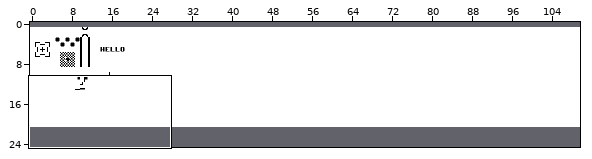
Tiled map: resources/tile-map.tmx. Above, an overview of the earlier version with the close-up marked.
Close-up. As it was:
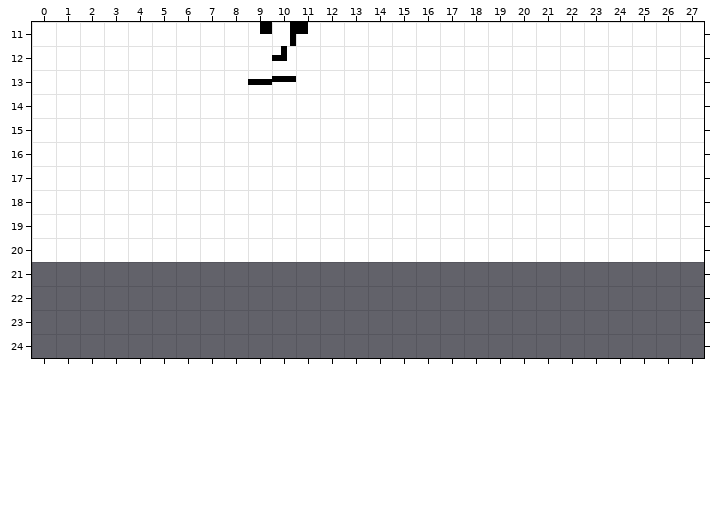
Cells are 8x8 px. Shown: x 0..27, y 11..24. The commit also changed other parts of the map, which this record leaves out. The old version is drawn lined up with the new one.
New version:
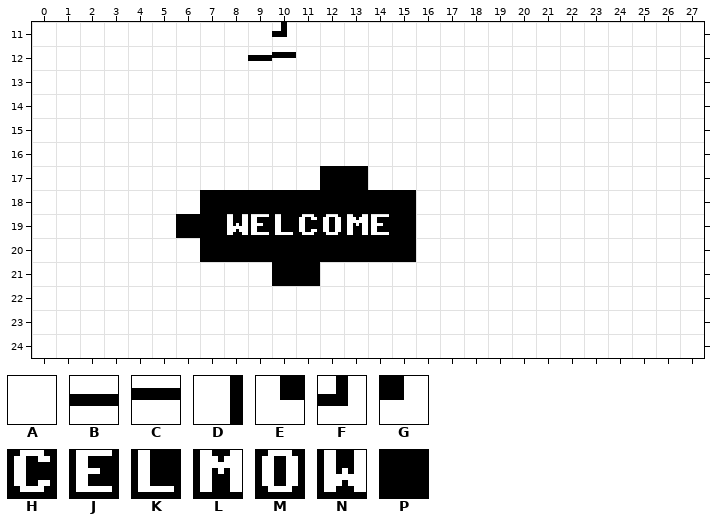
Key: from "charset-1": A 32, B 64, C 68, D 106, E 124, F 125, G 126, H 131, J 133, K 140, L 141, M 143, N 151, P 160.
_ is an empty cell.
The exact change:
map size 256x20 -> 256x25 cells (old content now starts at 0,1; both pictures use the new coordinates)
Layer "Tile Layer 1":
The edit turns tile B into tile A in row 13 at x 9.
The edit turns tile C into tile A in row 13 at x 10.
The edit turns tile E into tile A in row 11 at x 9.
The edit turns tile G into tile A in row 11 at x 11.
There is now tile A in row 21 at x 0 to 9 and 12 to 27; in rows 22 to 24 at x 0 to 27.
The edit turns tile A into tile B in row 12 at x 9.
The edit turns tile F into tile C in row 12 at x 10.
The edit turns tile D into tile F in row 11 at x 10.
The edit turns tile A into tile H in row 19 at x 11.
The edit turns tile A into tile J in row 19 at x 9 and 14.
The edit turns tile A into tile K in row 19 at x 10.
The edit turns tile A into tile L in row 19 at x 13.
The edit turns tile A into tile M in row 19 at x 12.
The edit turns tile A into tile N in row 19 at x 8.
The edit turns tile A into tile P in row 17 at x 12 to 13; in row 18 at x 7 to 15; in row 19 at x 6 to 7 and 15; in row 20 at x 7 to 15.
There is now tile P in row 21 at x 10 to 11.
Changed places in both close-ups, as pixel boxes (x1, y1, x2, y2):
changed: (248, 22, 308, 85)
changed: (32, 166, 704, 358)
